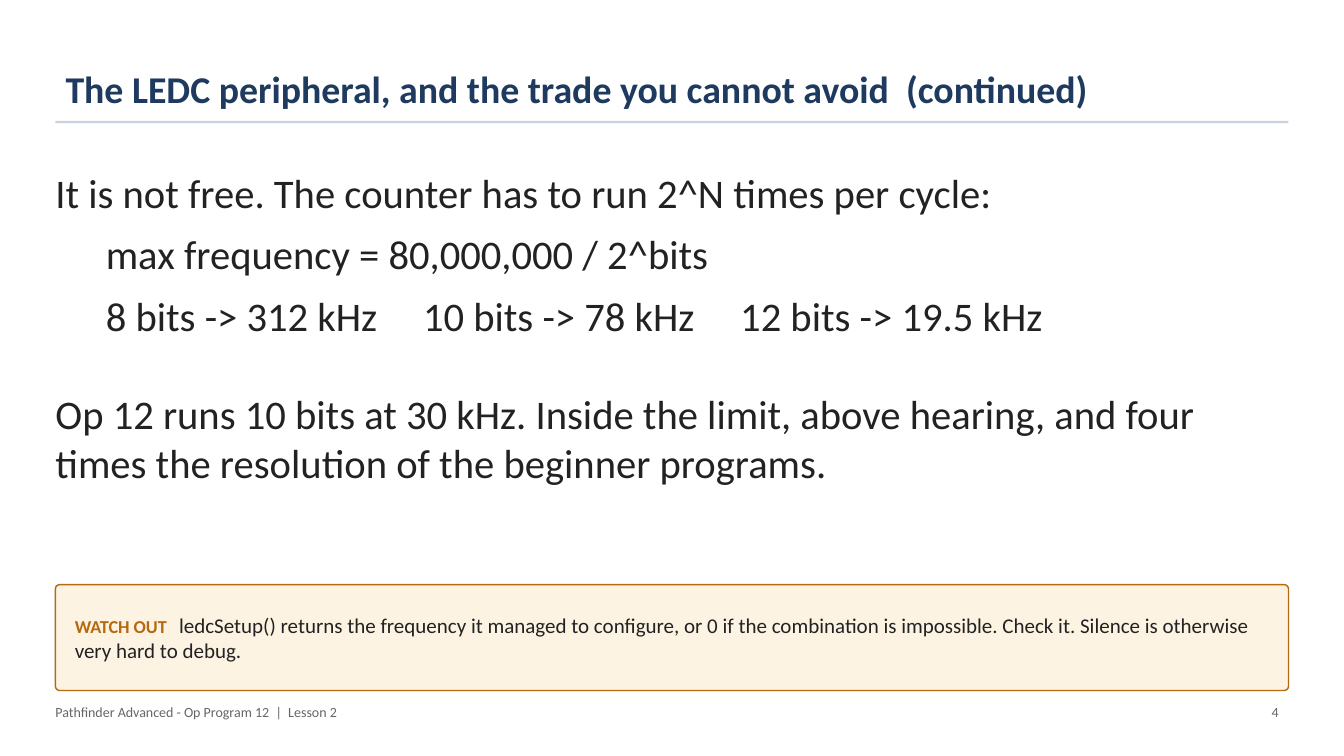
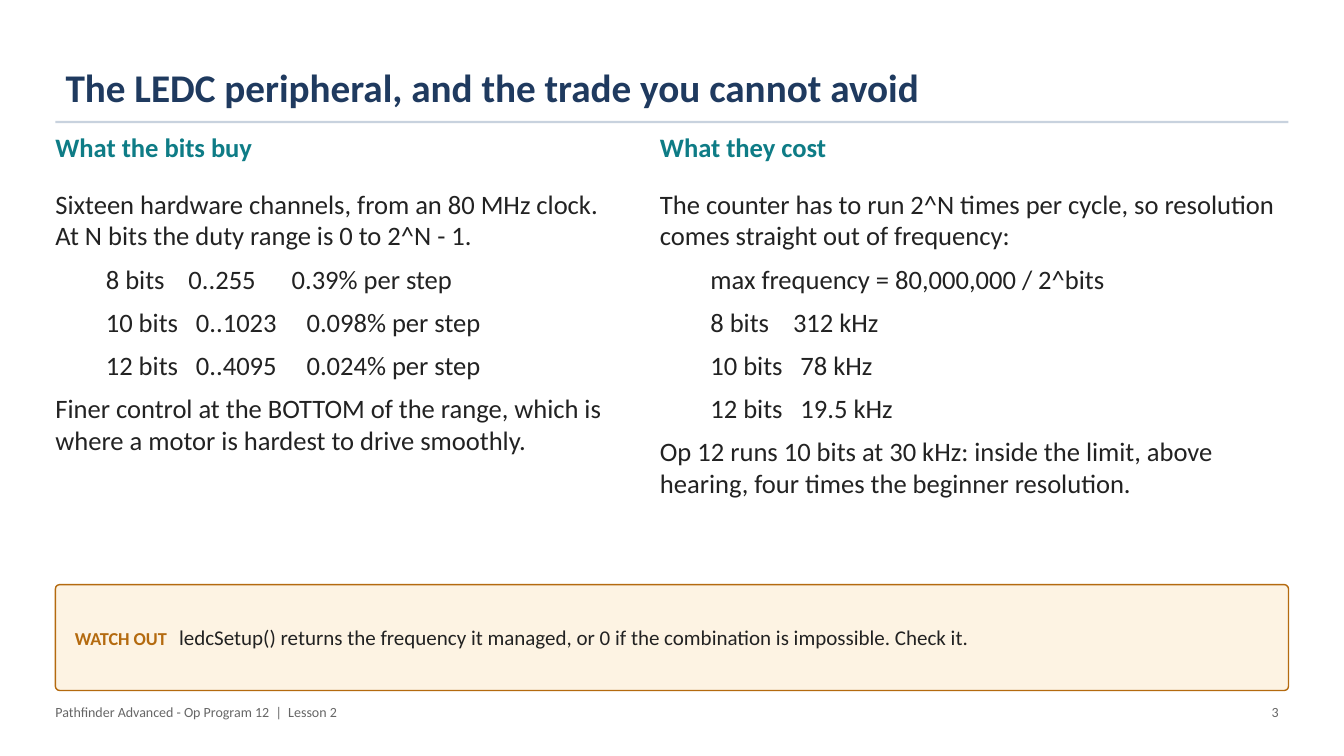
Before and after one commit to PorpoiseRobotics/porpoise-robotics, a slide deck: slide 4 of ground-vehicle/docs/courses/advanced/l2_motors_and_ramping.pptx (slide 5 before the commit). Drawn at 1344x756 pixels with LibreOffice and Linux fonts; fonts in the diff are those of the drawing. Boxes give left, top, right and bottom in pixels: in the first picture for what was removed or moved away, otherwise in the second. Text is boxed around its words. In the diff, an @@ line names an element or a change of style, - is before the commit and + after.

```diff
--- a/ground-vehicle/docs/courses/advanced/l2_motors_and_ramping.pptx
+++ b/ground-vehicle/docs/courses/advanced/l2_motors_and_ramping.pptx
@@ title at bbox=[66, 74, 919, 108]: text changed; size 27 to 28 pt @@
-The LEDC peripheral, and the trade you cannot avoid (continued)
+The LEDC peripheral, and the trade you cannot avoid
@@ text added at bbox=[55, 138, 252, 162], 19 pt, text #0E7C86, bold @@
+What the bits buy
@@ text added at bbox=[660, 138, 826, 162], 19 pt, text #0E7C86, bold @@
+What they cost
@@ text added at bbox=[55, 195, 600, 455], 19 pt, text #222222 @@
+Sixteen hardware channels, from an 80 MHz clock. At N bits the duty range is 0 to 2^N - 1.
+  8 bits 0..255 0.39% per step
+  10 bits 0..1023 0.098% per step
+  12 bits 0..4095 0.024% per step
+Finer control at the BOTTOM of the range, which is where a motor is hardest to drive smoothly.
@@ text at bbox=[660, 195, 1274, 250]: text changed; size 29 to 19 pt @@
-It is not free. The counter has to run 2^N times per cycle:
+The counter has to run 2^N times per cycle, so resolution comes straight out of frequency:
@@ text "The counter has to run ...": place and size @@
-text "The counter has to run ..." at bbox=[55, 179, 1194, 485]
+text "The counter has to run ..." at bbox=[660, 195, 1274, 498]
@@ text at bbox=[710, 270, 1104, 294]: size 29 to 19 pt in "max frequency = 80,000,000 / 2^bits"; less space between paragraphs @@
@@ text at bbox=[660, 313, 1212, 498]: text changed; size 29 to 19 pt @@
-  8 bits -> 312 kHz 10 bits -> 78 kHz 12 bits -> 19.5 kHz
-Op 12 runs 10 bits at 30 kHz. Inside the limit, above hearing, and four times the resolution of the beginner programs.
+  8 bits 312 kHz
+  10 bits 78 kHz
+  12 bits 19.5 kHz
+Op 12 runs 10 bits at 30 kHz: inside the limit, above hearing, four times the beginner resolution.
@@ text in rounded rectangle at bbox=[75, 630, 968, 649]: text changed @@
-WATCH OUT ledcSetup() returns the frequency it managed to configure, or 0 if the combination is impossible. Check it. Silence is otherwise very hard to debug.
+WATCH OUT ledcSetup() returns the frequency it managed, or 0 if the combination is impossible. Check it.
@@ text at bbox=[1272, 708, 1279, 717]: text changed @@
-4
+3
```
Also in this commit, not shown: 13 other slides changed, 2 slides removed, 17 other files.
